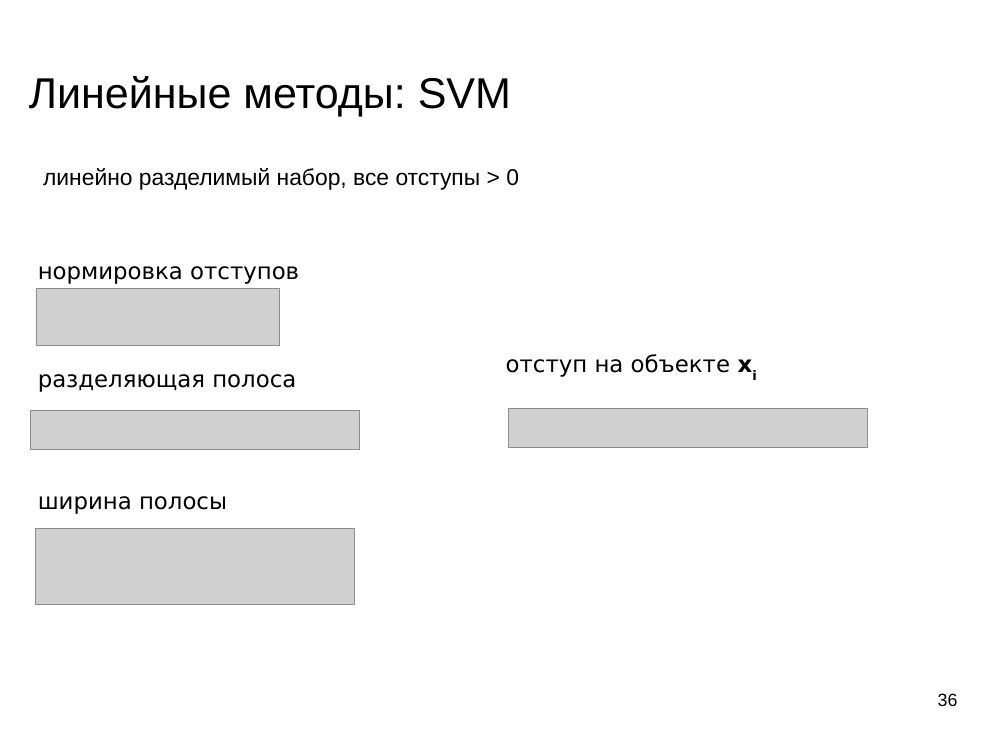
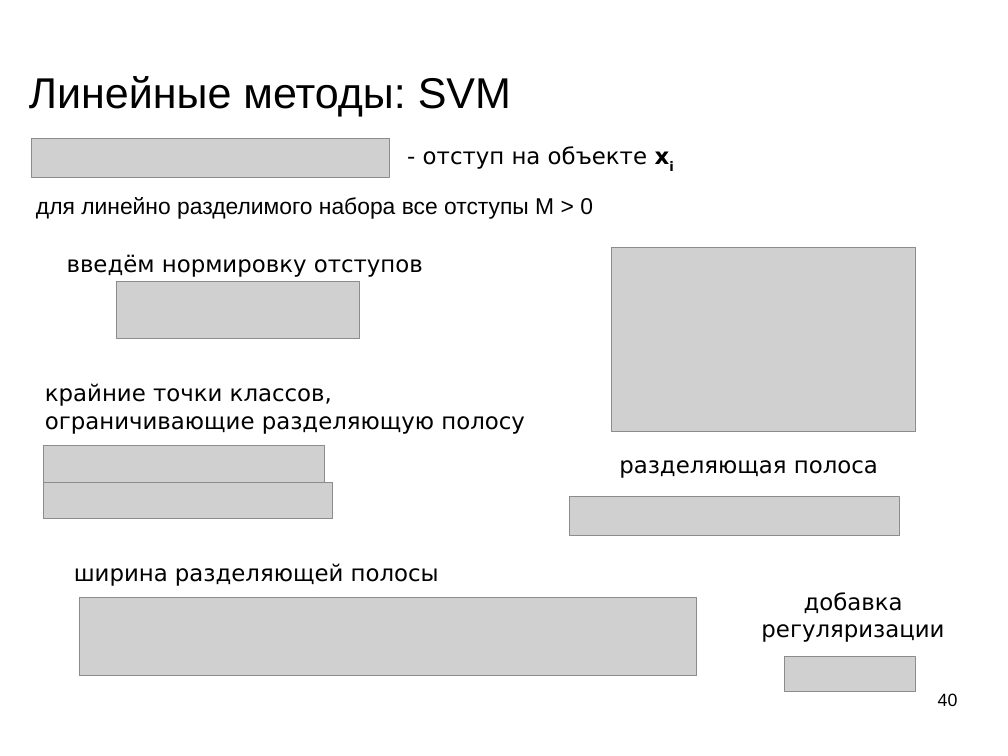
Before and after one commit to mechanoid5/ml_lectorium_legacy, a slide deck: slide 40 of 09-linear.odp (slide 36 before the commit). Drawn at 1008x756 pixels with LibreOffice and Linux fonts; fonts in the diff are those of the drawing; grey boxes stand for pictures; background and template pictures are left out. Boxes give left, top, right and bottom in pixels: in the first picture for what was removed or moved away, otherwise in the second. Text is boxed around its words. In the diff, an @@ line names an element or a change of style, - is before the commit and + after.

```diff
--- a/09-linear.odp
+++ b/09-linear.odp
@@ picture added at (31, 138, 390, 177) @@
@@ text at (423, 146, 647, 169): text changed @@
-отступ на объекте xi
+- отступ на объекте xi
@@ text at (36, 197, 593, 219): text changed @@
-линейно разделимый набор, все отступы > 0
+для линейно разделимого набора все отступы M > 0
@@ text at (67, 254, 423, 277): text changed @@
-нормировка отступов
+введём нормировку отступов
@@ picture added at (612, 247, 916, 432) @@
@@ picture: place and size @@
-picture at (36, 289, 279, 346)
+picture at (117, 282, 360, 338)
@@ text added at (45, 383, 525, 434), 18 pt, text #000000 @@
+крайние точки классов,
+ограничивающие разделяющую полосу
@@ picture: place and size @@
-picture at (30, 411, 360, 450)
+picture at (43, 445, 324, 482)
@@ text "разделяющая полоса": place and size @@
-text "разделяющая полоса" at (38, 374, 296, 392)
+text "разделяющая полоса" at (619, 460, 878, 478)
@@ text "разделяющая полоса" at (619, 460, 878, 478): alignment left to centre @@
@@ picture: place and size @@
-picture at (36, 529, 355, 605)
+picture at (43, 482, 333, 519)
@@ picture: place and size @@
-picture at (509, 409, 868, 448)
+picture at (570, 497, 900, 536)
@@ text at (74, 563, 439, 586): text changed @@
-ширина полосы
+ширина разделяющей полосы
@@ picture added at (80, 597, 698, 676) @@
@@ text added at (761, 592, 944, 642), 18 pt, text #000000 @@
+добавка
+регуляризации
@@ picture added at (785, 657, 916, 692) @@
@@ page number at (938, 693, 958, 706): text changed @@
-36
+40
```
Also in this commit, not shown: 1 other slide changed, 8 slides added.
